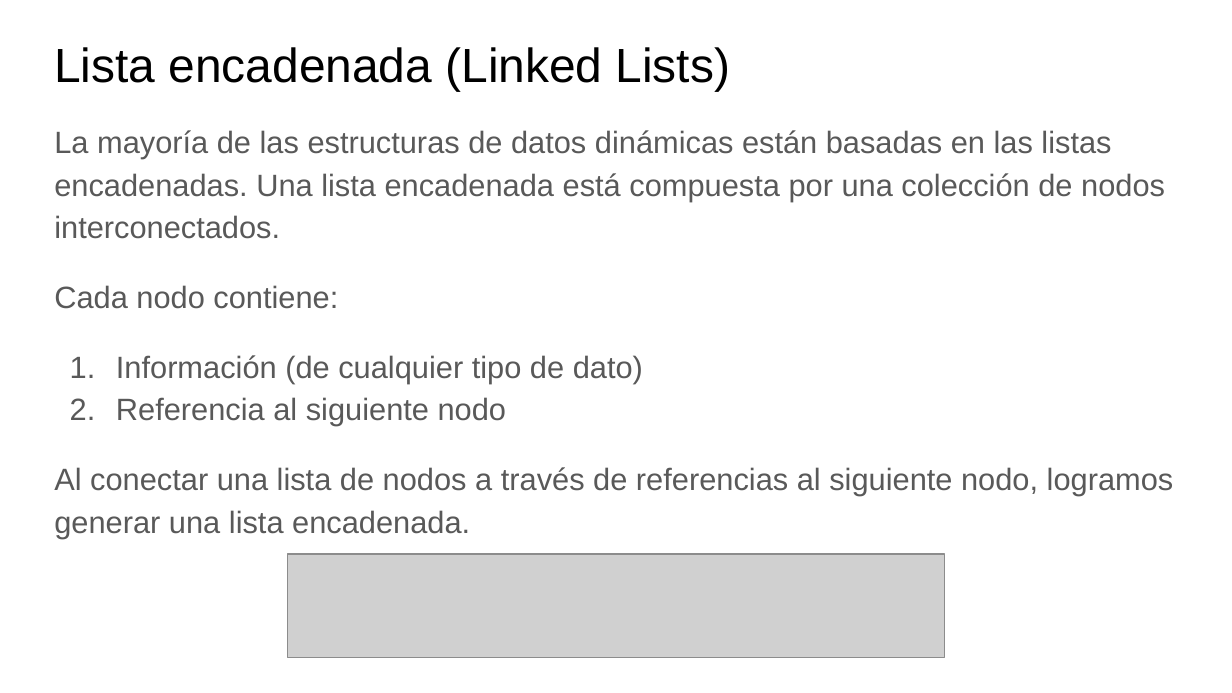
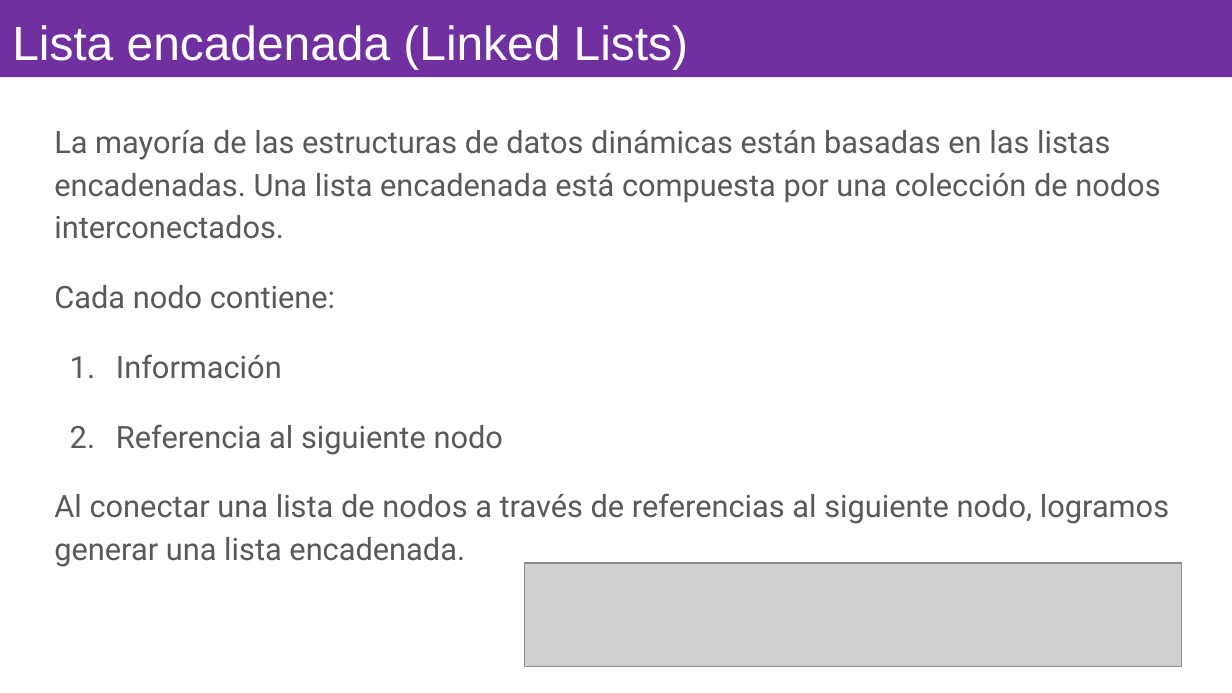
Before and after one commit to OMardil/INFO2, a slide deck: slide 5 of MOD11_Listas/01 Presentacion/INFO2_MOD11-Listas.pptx. Drawn at 1232x693 pixels with LibreOffice and Linux fonts; fonts in the diff are those of the drawing; grey boxes stand for pictures. Boxes give left, top, right and bottom in pixels: in the first picture for what was removed or moved away, otherwise in the second. Text is boxed around its words. In the diff, an @@ line names an element or a change of style, - is before the commit and + after.

Commit message:
Add PPTX MOD11

```diff
--- a/MOD11_Listas/01 Presentacion/INFO2_MOD11-Listas.pptx
+++ b/MOD11_Listas/01 Presentacion/INFO2_MOD11-Listas.pptx
@@ title "Lista encadenada (Linked Lists)": place and size @@
-title "Lista encadenada (Linked Lists)" at bbox=[54, 47, 730, 91]
+title "Lista encadenada (Linked Lists)" at bbox=[0, 0, 1232, 78]
@@ title "Lista encadenada (Linked Lists)" at bbox=[0, 0, 1232, 78]: text colour #000000 to #FFFFFF; fill none to #7030A0 @@
@@ text at bbox=[54, 130, 1169, 567]: font Arial to Roboto; more space between paragraphs @@
@@ text at bbox=[116, 354, 282, 379]: text changed; font Arial to Roboto @@
-1. Información (de cualquier tipo de dato)
+1. Información
@@ picture: place and size @@
-picture at bbox=[287, 554, 944, 658]
+picture at bbox=[525, 563, 1181, 667]
```
Also in this commit, not shown: 4 other slides changed, 5 slides added, 11 slides removed, 14 other files.
